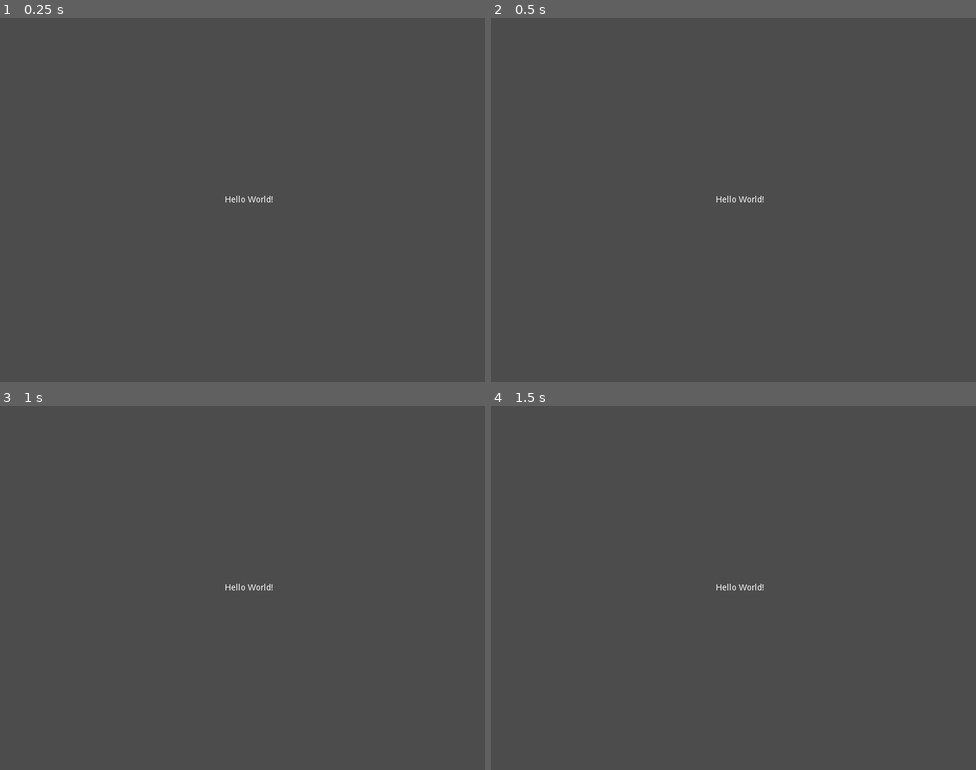
Above: before the commit, frames 1-4 (two rows, left to right).
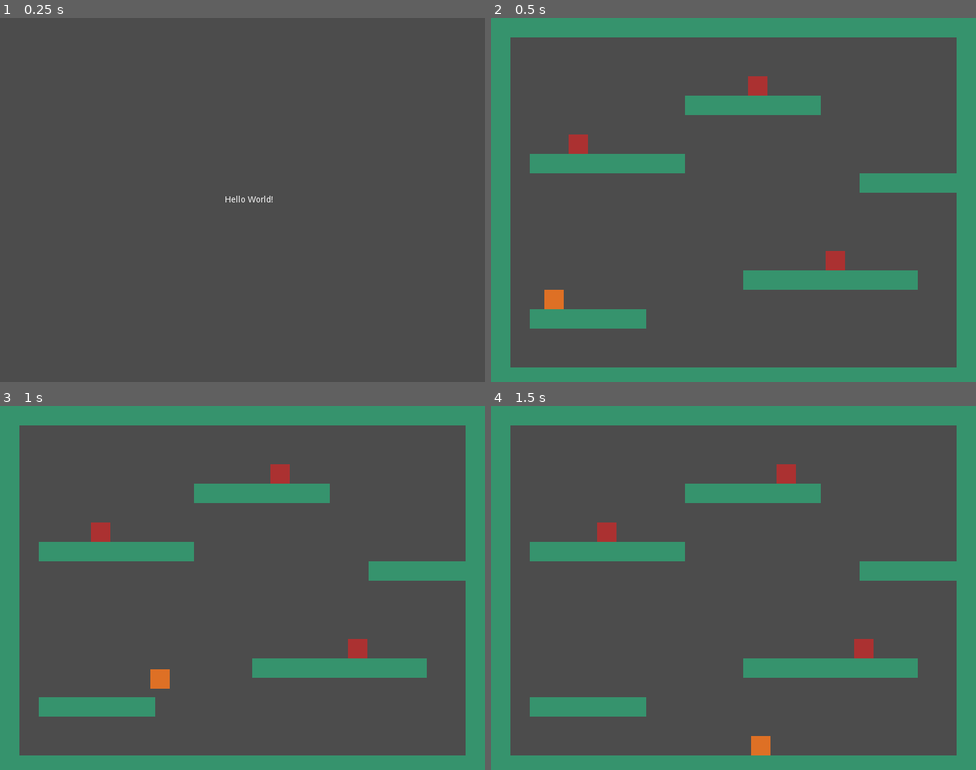
Above: after the commit, the same moments.

Repository: autto91/GameOff2021
Game: Godot game, scene res://scenes/main/Main.tscn
Same seed, same stepped clock (60 frames per second), same inputs: the game is played once before the commit and once after it.
Inputs:
- Up to frame 1 (0.25 s): no input
- Up to frame 2 (0.5 s): no input
- Up to frame 3 (1 s): hold Right (p_right) from 0.53 s (still down); hold Shift (p_run) from 0.53 s (still down); tap Space (p_jump) at 0.77 s
- Up to frame 4 (1.5 s): keep holding Right (p_right); release Shift (p_run) at 1.28 s; tap Shift (p_run) at 1.35 s

Frame 1 is identical in both runs. In frame 2, 25% of the frame differs, in the area x 0-100%, y 0-100%; in frame 3, 25%; in frame 4, 25%.

Commit message:
added edge detection for enemies

Diff:
--- a/src/entities/enemy-one/EnemyOne.tscn
+++ b/src/entities/enemy-one/EnemyOne.tscn
@@ -17,3 +17,13 @@
 
 [node name="CollisionShape2D" type="CollisionShape2D" parent="."]
 shape = SubResource( 1 )
+
+[node name="LeftEdge" type="RayCast2D" parent="."]
+position = Vector2( -16, 0 )
+enabled = true
+cast_to = Vector2( 0, 18 )
+
+[node name="RightEdge" type="RayCast2D" parent="."]
+position = Vector2( 16, 0 )
+enabled = true
+cast_to = Vector2( 0, 18 )
--- a/src/entities/enemy-one/enemy_one.gd
+++ b/src/entities/enemy-one/enemy_one.gd
@@ -1,10 +1,70 @@
 class_name EnemyOne
 extends KinematicBody2D
 
+export (float) var edge_timeout := 0.5
+export (int) var speed := 50
+
+enum MoveDirection {
+	LEFT = 1,
+	RIGHT = -1,
+}
+
 const gravity := 1000
+const acceleration := 0.25
 
 var velocity = Vector2.ZERO
+var direction: int
+
+onready var right_edge := $RightEdge
+onready var left_edge := $LeftEdge
+
+var left_edge_elapsed := 0.0
+var right_edge_elapsed := 0.0
+
+var left_edge_flipped := false
+var right_edge_flipped := false
+
+
+func _ready() -> void:
+	randomize()
+	var move_left: bool = (randi() % 2) == 0
+	if move_left:
+		direction = MoveDirection.LEFT
+	else:
+		direction = MoveDirection.RIGHT
+
+
+func _process(delta: float) -> void:
+	# Handle Delayed trigger without pausing the node process
+	if left_edge_flipped:
+		left_edge_elapsed += delta
+		if left_edge_elapsed > edge_timeout:
+			left_edge_elapsed = 0
+			left_edge.position.x *= -1
+			left_edge_flipped = false
+
+	if right_edge_flipped:
+		right_edge_elapsed += delta
+		if right_edge_elapsed > edge_timeout:
+			right_edge_elapsed = 0
+			right_edge.position.x *= -1
+			right_edge_flipped = false
+
 
 func _physics_process(delta: float) -> void:
+	if is_on_floor():
+		velocity.x = lerp(velocity.x, direction * speed, acceleration)
+
 	velocity.y += gravity * delta
 	velocity = move_and_slide(velocity, Vector2.UP)
+
+	if is_on_wall():
+		direction *= -1
+	elif is_on_floor() and not left_edge.is_colliding():
+		direction *= -1
+		left_edge.position.x *= -1
+		left_edge_flipped = true
+	elif is_on_floor() and not right_edge.is_colliding():
+		direction *= -1
+		right_edge.position.x *= -1
+		right_edge_flipped = true
--- a/src/levels/Debug.tscn
+++ b/src/levels/Debug.tscn
@@ -18,10 +18,10 @@
 [node name="Enemies" type="Node2D" parent="."]
 
 [node name="EnemyOne" parent="Enemies" instance=ExtResource( 3 )]
-position = Vector2( 216, 168 )
+position = Vector2( 144, 208 )
 
 [node name="EnemyTwo" parent="Enemies" instance=ExtResource( 3 )]
-position = Vector2( 672, 104 )
+position = Vector2( 568, 400 )
 
 [node name="EnemyThree" parent="Enemies" instance=ExtResource( 3 )]
-position = Vector2( 672, 328 )
+position = Vector2( 440, 112 )
--- a/src/scenes/main/Main.gd
+++ b/src/scenes/main/Main.gd
@@ -3,5 +3,5 @@
 
 
 func _ready() -> void:
-	yield(get_tree().create_timer(2.0), 'timeout')
+	yield(get_tree().create_timer(0.5), 'timeout')
 	var _scene := get_tree().change_scene("res://levels/Debug.tscn")
